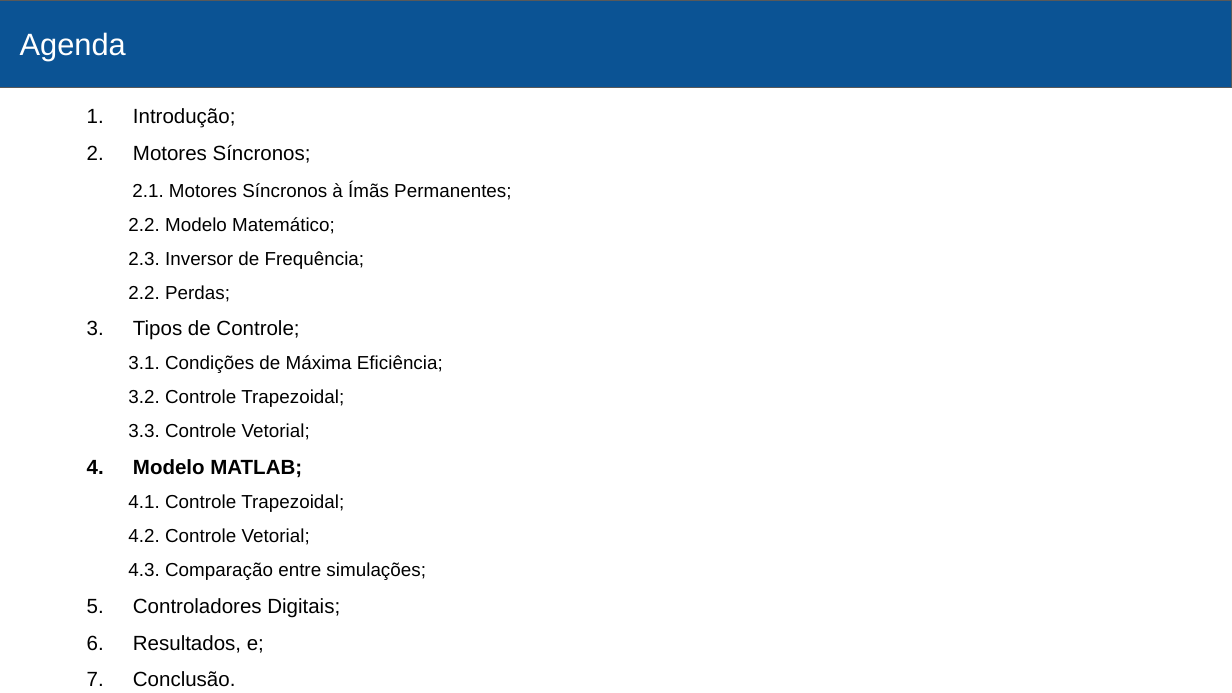
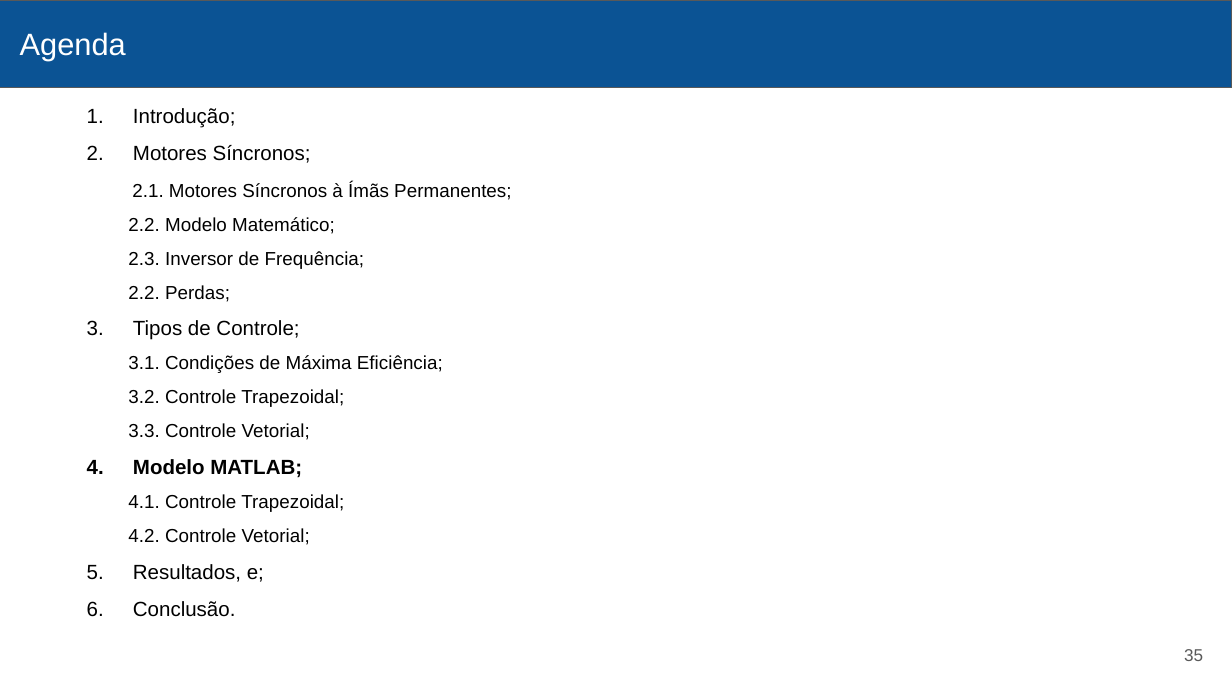
Before and after one commit to victormenegon/texto, a slide deck: slide 35 of ApresentacaoTCC.pptx (slide 38 before the commit). Drawn at 1232x693 pixels with LibreOffice and Linux fonts; fonts in the diff are those of the drawing. Boxes give left, top, right and bottom in pixels: in the first picture for what was removed or moved away, otherwise in the second. Text is boxed around its words. In the diff, an @@ line names an element or a change of style, - is before the commit and + after.

```diff
--- a/ApresentacaoTCC.pptx
+++ b/ApresentacaoTCC.pptx
@@ text at [128,562,426,618]: paragraphs removed @@
-      4.3. Comparação entre simulações;
-5. Controladores Digitais;
@@ page number added at [1184,649,1203,661], 10 pt, text #595959 @@
+35
```
Also in this commit, not shown: 40 other slides changed, 5 slides added, 11 slides removed, 1 other file.
